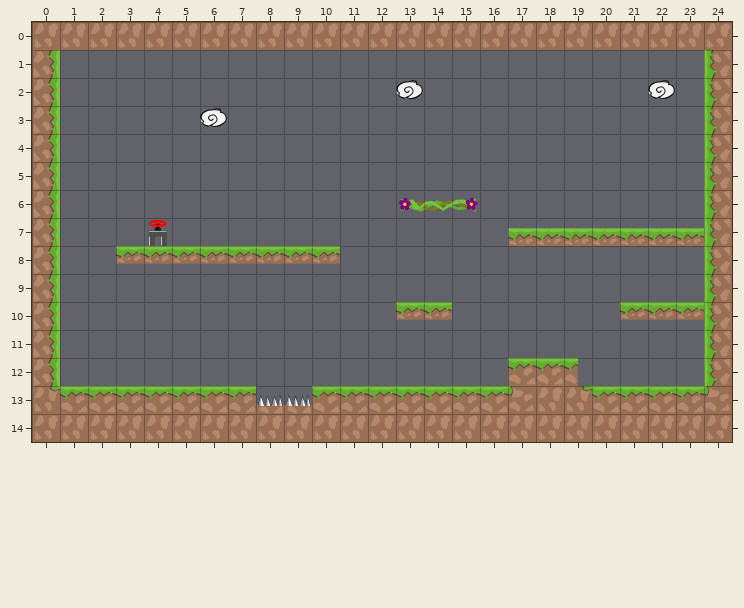
Tiled map -- android/assets/levels/ins_level_2.tmx. Above: the version before the commit.
Cells are 128x128 px. Shown: x 0..24, y 0..14.
After the commit:
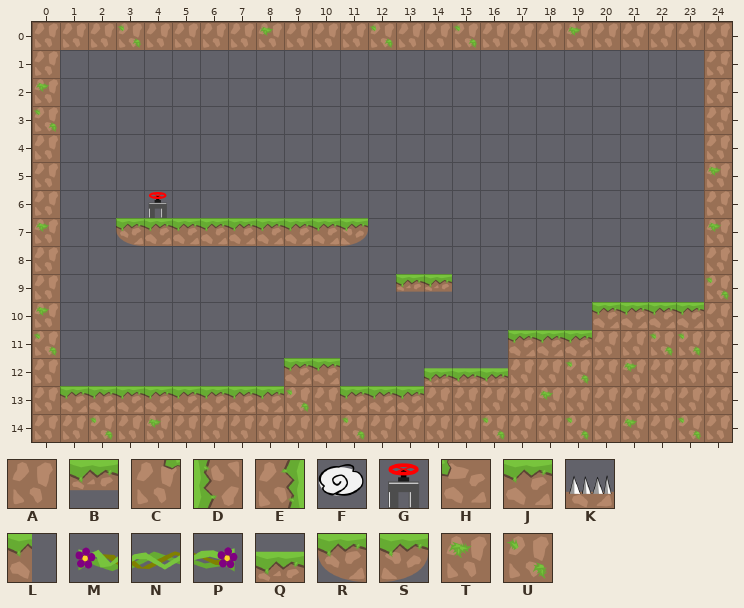
Key: from "tiles_128x128": A 0, B 1, C 2, D 3, E 4, F 6, G 10, H 11, J 12, K 15, L 19, M 21, N 22, P 23, Q 29; from "tiles_128x128_green": R 2, S 3, T 7, U 8.
_ is an empty cell, . an unchanged one.
The exact change:
--- layer "graphics"
@@ x 0..24 @@
- 0 ...A....A...A..A...A.....
- 1 E.......................D
- 2 E............F........F.D
- 3 E.....F.................D
- 4 E.......................D
- 5 E.......................D
- 6 E..._........MNP........D
- 7 E.._G_______.....QQQQQQQD
- 8 E..BBBBBBBB.............D
- 9 E............__.........D
-10 E............BB....._BBBD
-11 E................_______D
-12 E........__...___JJL____D
-13 C.......KKJ...JJJHACJJJJH
-14 ..A.A......A....A..A.A.A.
+ 0 ...U....T...U..U...T.....
+ 1 A.......................A
+ 2 T............_........_.A
+ 3 U....._.................A
+ 4 A.......................A
+ 5 A.......................T
+ 6 A...G........___........A
+ 7 T..RJJJJJJJS....._______T
+ 8 A..________.............A
+ 9 A............BB.........U
+10 T............__.....JJJJA
+11 U................JJJAAUUA
+12 A........JJ...QQQAAUATAAA
+13 A.......JUA...AAAATAAAAAA
+14 ..U.T......U....U..U.T.U.
